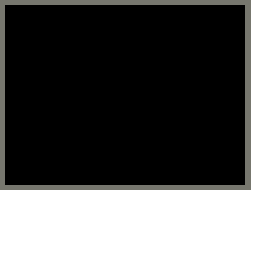
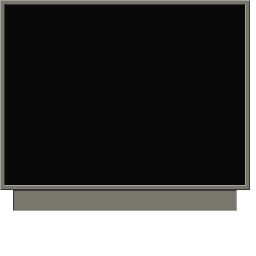
Comparing the layer stacks of the two (256, 256) images. Changes:
painted on "screen" over (5, 5, 245, 185)
painted on "Background" over (0, 0, 251, 211)
